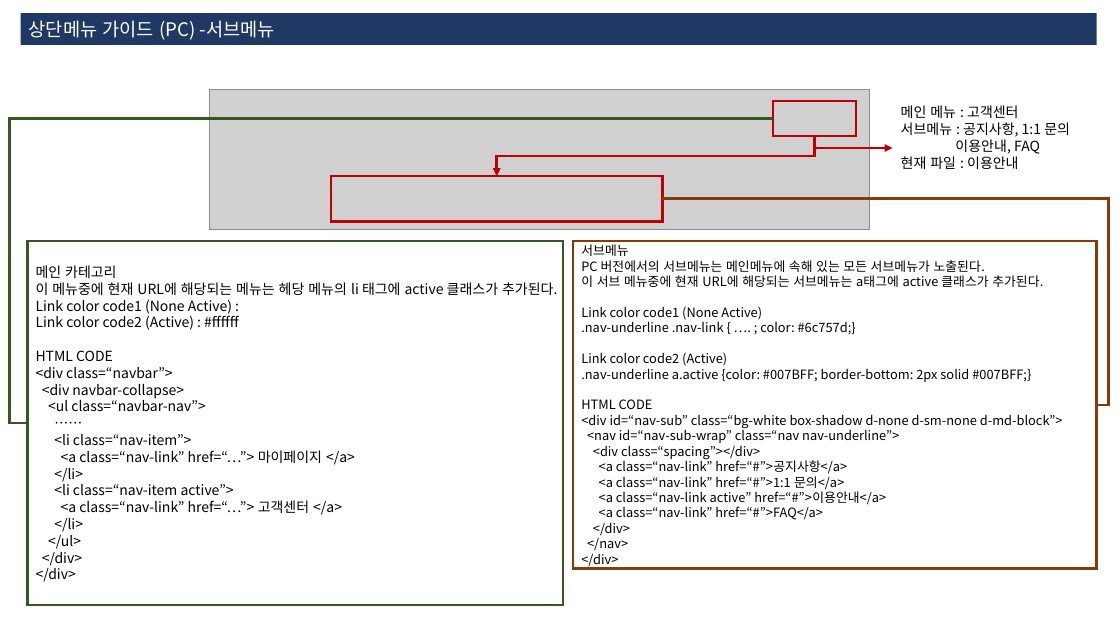
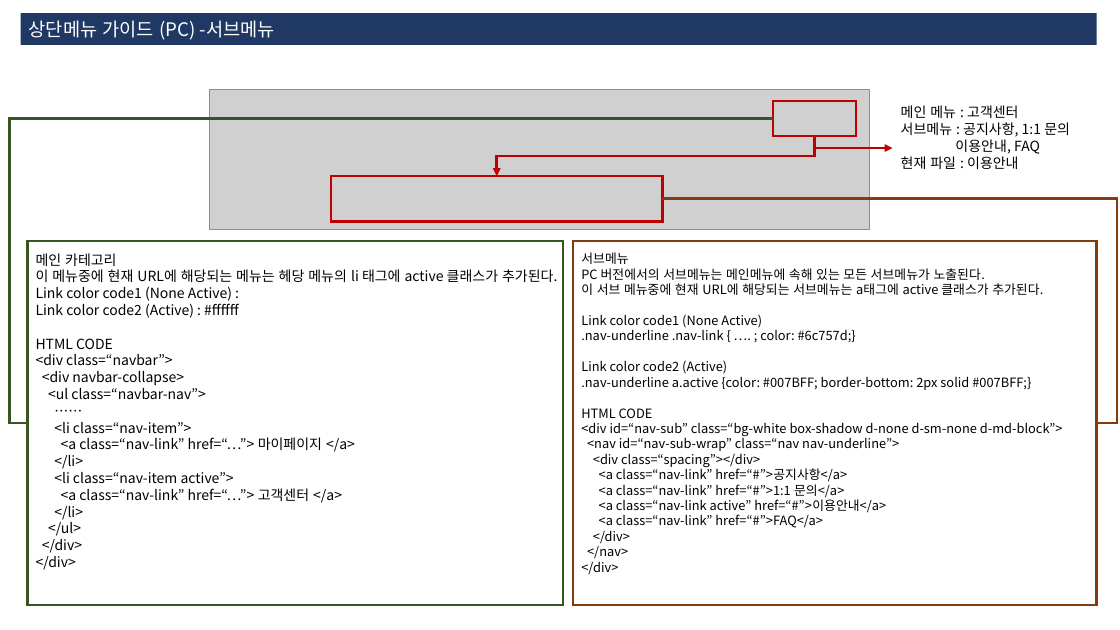
Before and after one commit to 3dwebart/html-publish, a slide deck: slide 8 of web/data/guide.pptx (slide 6 before the commit). Drawn at 1120x630 pixels with LibreOffice and Linux fonts; fonts in the diff are those of the drawing; grey boxes stand for pictures. Boxes give left, top, right and bottom in pixels: in the first picture for what was removed or moved away, otherwise in the second. Text is boxed around its words. In the diff, an @@ line names an element or a change of style, - is before the commit and + after.

```diff
--- a/web/data/guide.pptx
+++ b/web/data/guide.pptx
@@ elbow line moved from (662, 199) - (1096, 405) to (662, 199) - (1096, 423) @@
@@ rectangle "메인 카테고리" at (x1=27, y1=241, x2=563, y2=605): vertical alignment middle to top @@
@@ rectangle "서브메뉴" at (x1=573, y1=241, x2=1096, y2=605): vertical alignment middle to top @@
@@ rectangle "서브메뉴" resized from (x1=573, y1=241, x2=1096, y2=569) to (x1=573, y1=241, x2=1096, y2=605) @@
```
Also in this commit, not shown: 7 other slides changed, 11 slides added, 3 other files.
